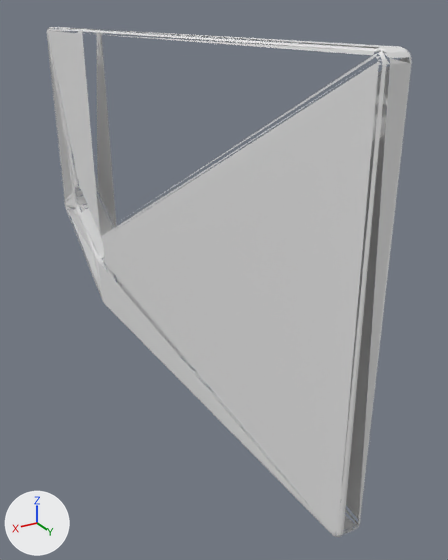
What one commit did to the glTF model glb/kitchenware_cuttingBoard_e01.glb.
Before and after are seen from a 50 mm lens placed at (0.2036, 0.1967, 0.1426), pointed at (-0.0321, -0.1962, -0.0538). Arrows for +X, +Y and +Z are at lower left; the lights stay in place. The picture after the commit comes second. Materials are left out; every surface is plain grey.

Objects in the first picture: 'geometry_0'.
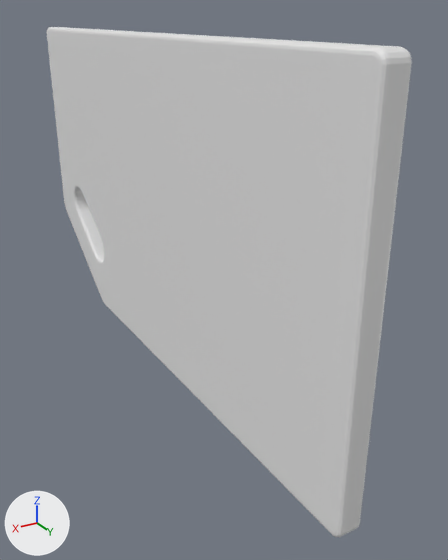
The newer file is also rescaled (x0.875), turned or shifted as a whole; pictures and numbers use the older file's frame.

Scene script edits in JSON lines:
```json
{"block": "me_geometry_0", "where": "# used by ob_geometry_0; location = (0.0, 0.0, 0.0)"}
{"op": "remove", "block": "me_geometry_0", "code": "me_geometry_0.from_pydata(...)  # 494 vertices, 700 faces; spans x -0.009..0.009, y -0.48..0.0, z -0.138..0.13"}
{"op": "add", "block": "me_geometry_0", "code": "me_geometry_0.from_pydata(...)  # 494 vertices, 988 faces; spans x -0.009..0.009, y -0.48..0.0, z -0.138..0.13"}
{"block": "me_geometry_0", "change": "me_geometry_0 part 1"}
{"block": "me_geometry_0", "change": "288 new faces join them"}
```

Boxes [x1, y1, x2, y2] around the edits, measured in the pictures (448 x 560 px):
```json
{"part": 1, "of": "me_geometry_0", "change": "added", "after": [47, 27, 410, 537]}
```
